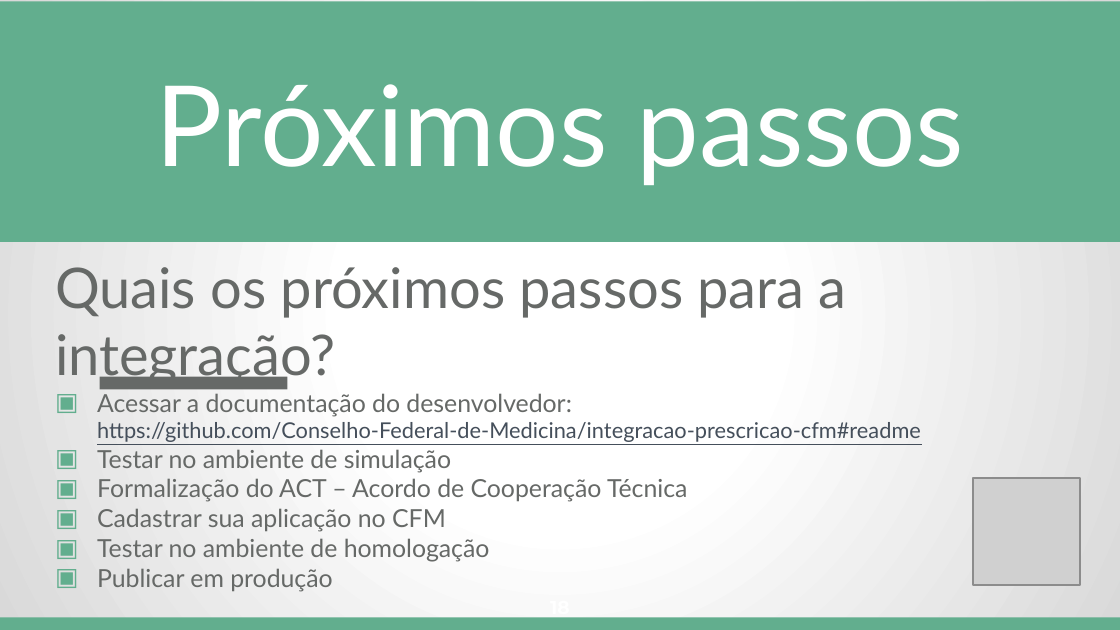
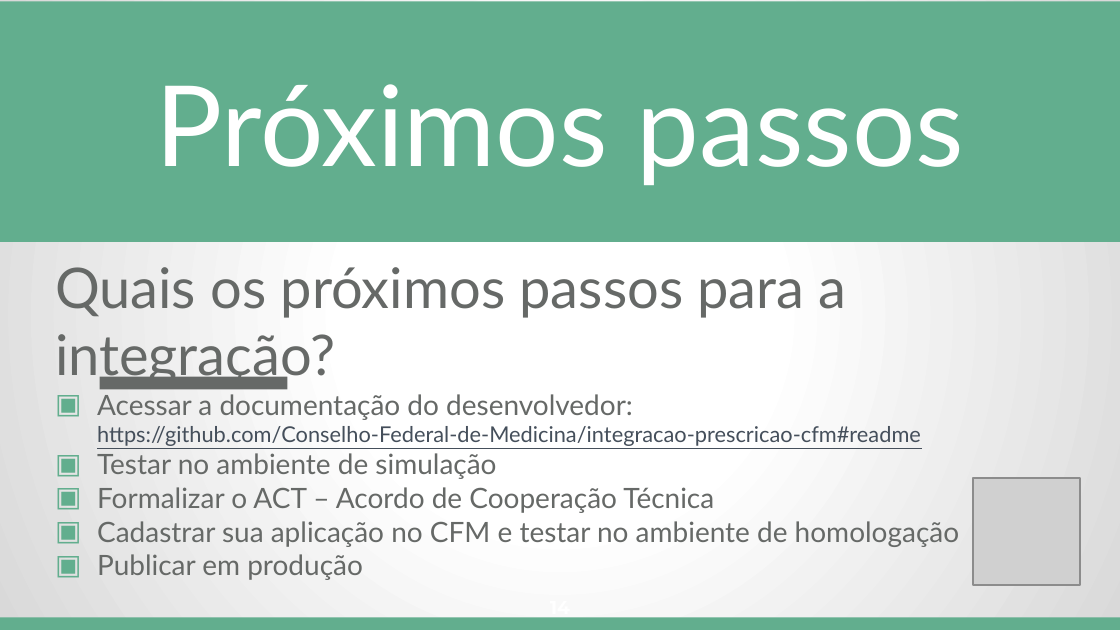
Before and after one commit to Conselho-Federal-de-Medicina/integracao-prescricao-cfm, a slide deck: slide 14 of docs/apresentacao/Integracao_com_a_Prescricao_Eletronica_do_CFM.pptx (slide 18 before the commit). Drawn at 1120x630 pixels with LibreOffice and Linux fonts; fonts in the diff are those of the drawing; grey boxes stand for pictures. Boxes give left, top, right and bottom in pixels: in the first picture for what was removed or moved away, otherwise in the second. Text is boxed around its words. In the diff, an @@ line names an element or a change of style, - is before the commit and + after.

```diff
--- a/docs/apresentacao/Integracao_com_a_Prescricao_Eletronica_do_CFM.pptx
+++ b/docs/apresentacao/Integracao_com_a_Prescricao_Eletronica_do_CFM.pptx
@@ text at box(97, 394, 921, 580): size 16 to 18 pt in "Acessar a documentação do desenvolvedor:", "Testar no ambiente de simulação", "Publicar em produção" @@
@@ text at box(97, 487, 959, 547): text changed; size 16 to 18 pt @@
-▣ Formalização do ACT – Acordo de Cooperação Técnica
-▣ Cadastrar sua aplicação no CFM
-▣ Testar no ambiente de homologação
+▣ Formalizar o ACT – Acordo de Cooperação Técnica
+▣ Cadastrar sua aplicação no CFM e testar no ambiente de homologação
```
Also in this commit, not shown: 9 other slides changed, 4 slides removed.
